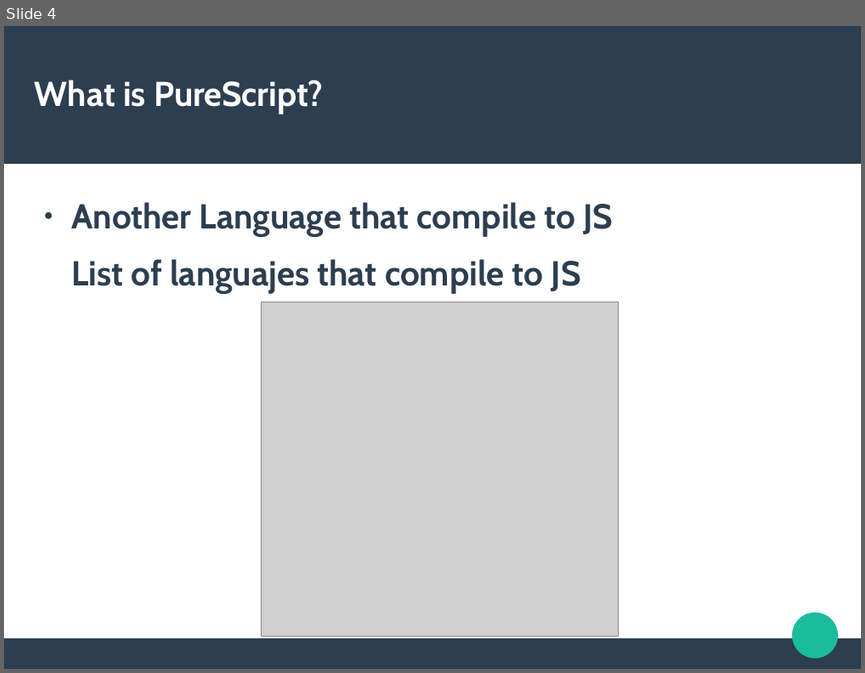
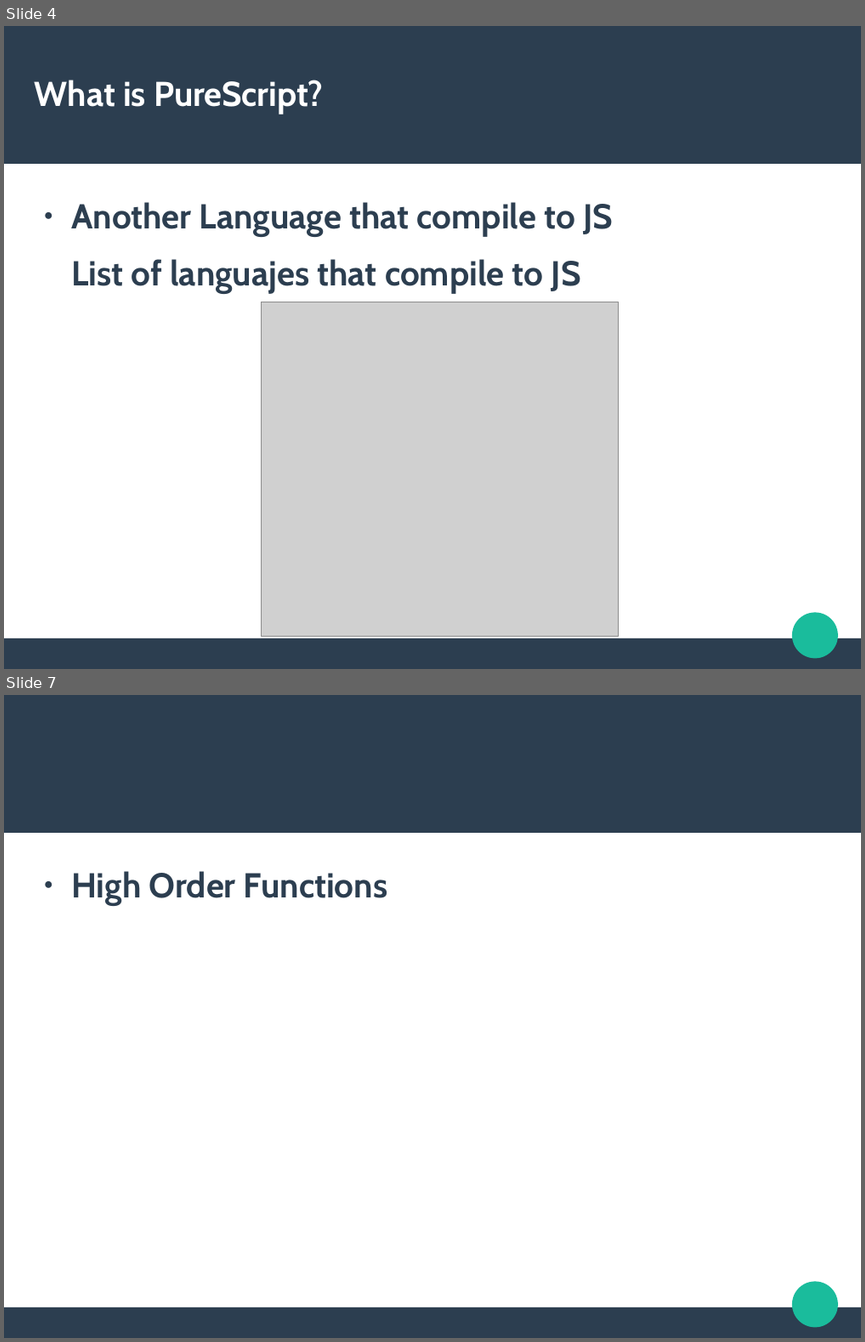
Before and after one commit to CristhianMotoche/ExPS, a slide deck: Presentation.odp. Shown one above the other, each under a label of ours: slide 4 before the commit, slides 4 and 7 after it; the slides between them are not shown. The pictures are 865x673 and 865x1342 pixels, drawn with LibreOffice and Linux fonts; fonts in the diff are those of the drawing; grey boxes stand for pictures. Boxes give left, top, right and bottom in pixels: in the first picture for what was removed or moved away, otherwise in the second. Text is boxed around its words. In the diff, an @@ line names an element or a change of style, - is before the commit and + after.

```diff
--- a/Presentation.odp
+++ b/Presentation.odp
@@ slide 7 added at [4,695,861,1338], background #FFFFFF; not listed: 3 template elements that a slide beside it also shows @@
@@ text added at [71,871,387,905], 32 pt, text #2C3E50, bold @@
+● High Order Functions
```
Also in this commit, not shown: 1 slide changed, 8 other slides added, 1 other file.
